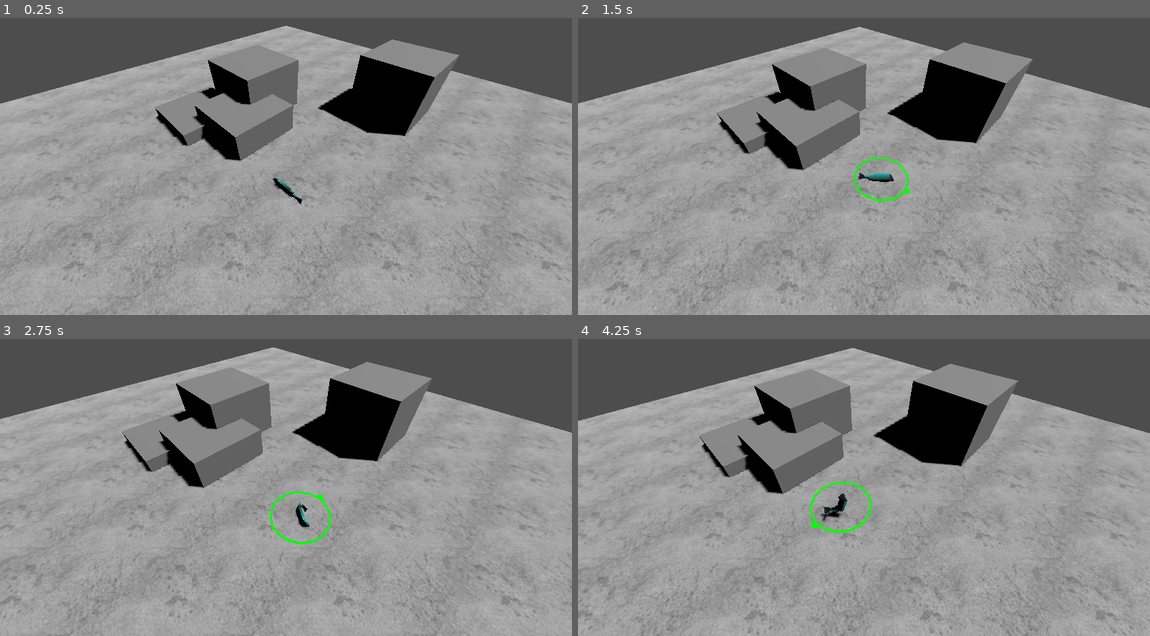
Above: before the commit, frames 1-4 (two rows, left to right).
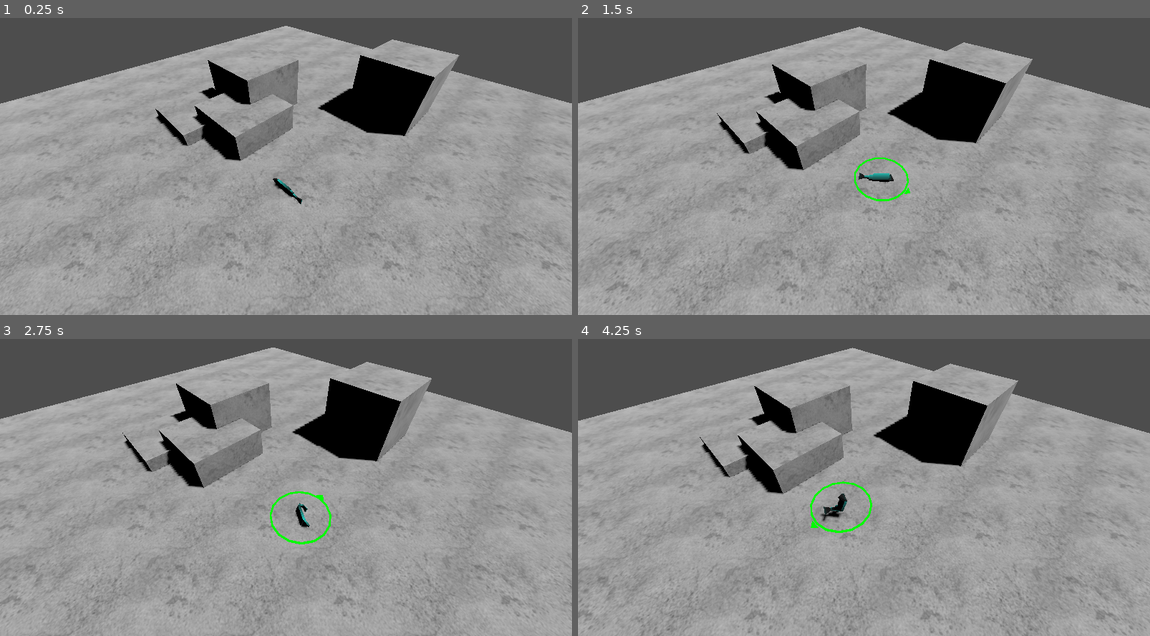
Above: after the commit, the same moments.

Repository: TatuArvela/flop
Game: Godot game, scene res://yee.tscn
The game is run twice, just before and just after one commit, with the same random seed, the same clock (stepped at 60 frames per second) and the same inputs.
Inputs:
- Up to frame 1 (0.25 s): no input
- Up to frame 2 (1.5 s): tap Enter (ui_accept) at 0.5, 0.77 s; hold Right (ui_right) 0.53-1.28 s; hold Down (ui_down) from 1.28 s (still down)
- Up to frame 3 (2.75 s): tap Enter (ui_accept) at 1.52 s; release Down (ui_down) at 2.03 s; hold Right (ui_right) from 2.03 s (still down)
- Up to frame 4 (4.25 s): release Right (ui_right) at 2.78 s; hold Up (ui_up) 2.78-3.53 s; tap Enter (ui_accept) at 3.02, 3.77 s; hold Left (ui_left) from 3.53 s (still down)

The runs differ from the first frame. In frame 1, 2.4% of the frame differs, in the area x 27-81%, y 7-44%; in frame 2, 2.7%; in frame 3, 2.9%; in frame 4, 3.0%, in the area x 21-77%, y 8-48%.

Commit message:
moar conc

Diff:
--- /dev/null
+++ b/conc.tres
@@ -0,0 +1,8 @@
+[gd_resource type="StandardMaterial3D" load_steps=2 format=3 uid="uid://e0hpvqmgd71a"]
+
+[ext_resource type="Texture2D" uid="uid://bswemx0mnxect" path="res://conc.png" id="1_7gxmx"]
+
+[resource]
+albedo_texture = ExtResource("1_7gxmx")
+uv1_triplanar = true
+uv1_world_triplanar = true
--- a/yee.tscn
+++ b/yee.tscn
@@ -1,17 +1,12 @@
 [gd_scene load_steps=9 format=3 uid="uid://b4n0qxokxewf2"]
 
 [ext_resource type="PackedScene" uid="uid://cxcfsh1y3h63f" path="res://fisu.tscn" id="1_etga3"]
-[ext_resource type="Texture2D" uid="uid://bswemx0mnxect" path="res://conc.png" id="1_q8ajn"]
+[ext_resource type="Material" uid="uid://e0hpvqmgd71a" path="res://conc.tres" id="1_yos14"]
 [ext_resource type="Script" uid="uid://d0t0ngkwg1qt1" path="res://camera_follw.gd" id="2_75oda"]
 [ext_resource type="Script" uid="uid://bawitjm1nijc6" path="res://shaker.gd" id="2_q8ajn"]
 
-[sub_resource type="StandardMaterial3D" id="StandardMaterial3D_yos14"]
-albedo_texture = ExtResource("1_q8ajn")
-uv1_triplanar = true
-uv1_world_triplanar = true
-
 [sub_resource type="BoxMesh" id="BoxMesh_4274j"]
-material = SubResource("StandardMaterial3D_yos14")
+material = ExtResource("1_yos14")
 size = Vector3(10, 0.2, 10)
 subdivide_width = 2
 subdivide_depth = 4
@@ -37,6 +32,7 @@
 transform = Transform3D(1, 0, 0, 0, 1, 0, 0, 0, 1, 1, 0.360156, -1.73169)
 
 [node name="Mesh" type="MeshInstance3D" parent="Box"]
+material_override = ExtResource("1_yos14")
 mesh = SubResource("BoxMesh_75oda")
 
 [node name="CollisionShape3D" type="CollisionShape3D" parent="Box"]
@@ -46,6 +42,7 @@
 transform = Transform3D(1, 0, 0, 0, 1, 0, 0, 0, 1, 0.418526, 0.00829959, -1.28239)
 
 [node name="Mesh" type="MeshInstance3D" parent="Box2"]
+material_override = ExtResource("1_yos14")
 mesh = SubResource("BoxMesh_75oda")
 
 [node name="CollisionShape3D" type="CollisionShape3D" parent="Box2"]
@@ -55,6 +52,7 @@
 transform = Transform3D(1, 0, 0, 0, 1, 0, 0, 0, 1, 0.0610874, -0.206327, -2.04392)
 
 [node name="Mesh" type="MeshInstance3D" parent="Box3"]
+material_override = ExtResource("1_yos14")
 mesh = SubResource("BoxMesh_75oda")
 
 [node name="CollisionShape3D" type="CollisionShape3D" parent="Box3"]
@@ -64,6 +62,7 @@
 transform = Transform3D(1, 0, 0, 0, 1, 0, 0, 0, 1, 2.4549, 0.512074, 0.0378065)
 
 [node name="Mesh" type="MeshInstance3D" parent="Box4"]
+material_override = ExtResource("1_yos14")
 mesh = SubResource("BoxMesh_75oda")
 
 [node name="CollisionShape3D" type="CollisionShape3D" parent="Box4"]
